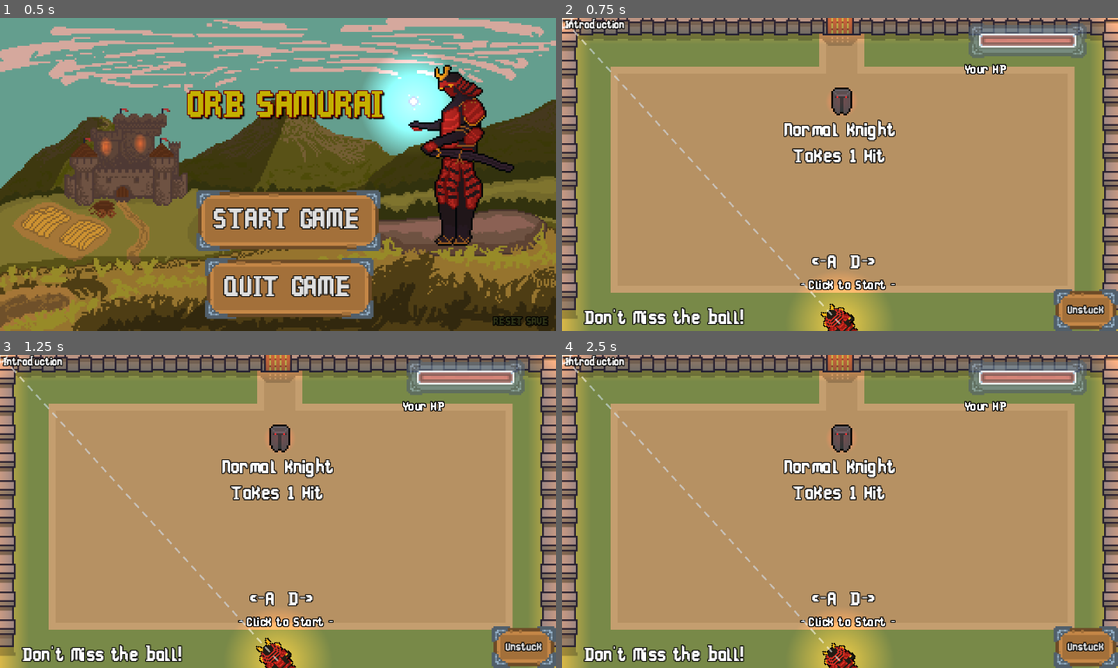
Above: before the commit, frames 1-4 (two rows, left to right).
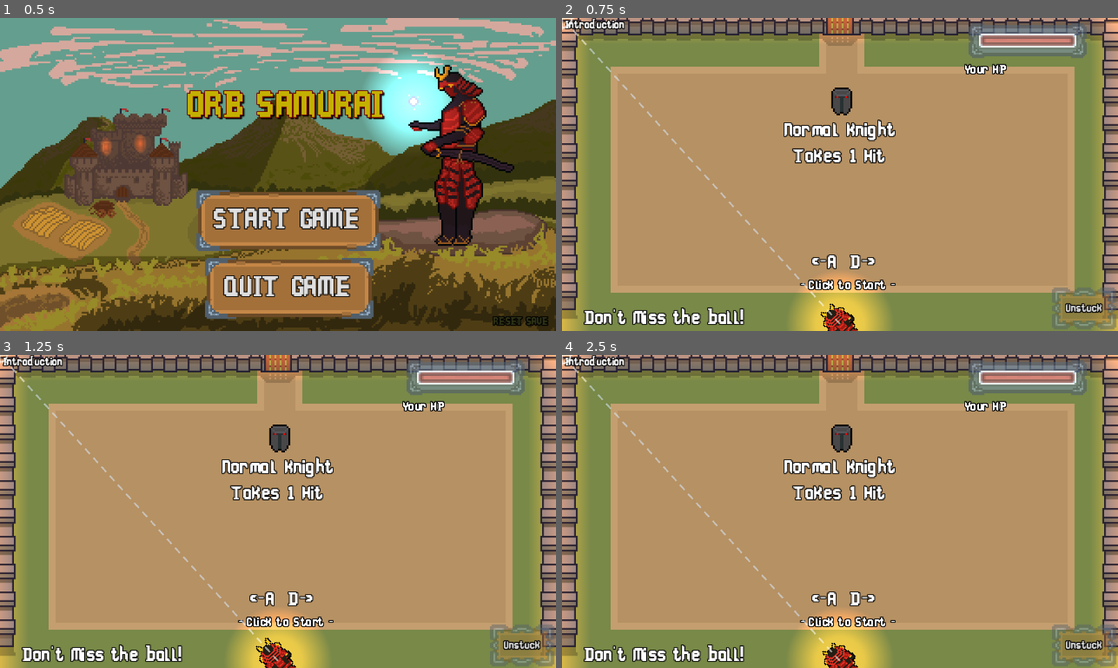
Above: after the commit, the same moments.

Repository: kenji-adachi/orb-samurai
Game: Godot game, scene res://Core/game_manager.tscn
Two runs of this game, one before a commit and one after it. Both use one fixed random seed, a clock stepped at 60 frames per second and the inputs below. Sound files missing from this copy of the repository are replaced by a short silence.
Inputs:
- Up to frame 1 (0.5 s): no input
- Up to frame 2 (0.75 s): click "START GAME" at 0.5 s
- Up to frame 3 (1.25 s): no input
- Up to frame 4 (2.5 s): click "Unstuck" at 1.25 s; click "RETRY" at 2 s

Frame 1 is identical in both runs. In frame 2, 2.2% of the frame differs, in the area x 43-100%, y 24-100%; in frame 3, 2.2%; in frame 4, 2.3%.

Commit message:
Fixed lighting issue and challenge level bug

Diff:
--- a/Core/Enemy/enemy.tscn
+++ b/Core/Enemy/enemy.tscn
@@ -5,6 +5,7 @@
 [ext_resource type="Shader" uid="uid://bcjm72npoebtv" path="res://Core/Enemy/art/enemy.gdshader" id="2_1y6qf"]
 [ext_resource type="PackedScene" uid="uid://db5x5fcjtrbnm" path="res://Core/Components/health_component.tscn" id="3_1coru"]
 [ext_resource type="AudioStream" uid="uid://c5k3qmisrudh8" path="res://Resources/Sounds/SFX/platesHit9.ogg" id="5_pqhtm"]
+[ext_resource type="Material" uid="uid://h6gmiarq13q3" path="res://Resources/Lighting/unshadedMaterial.tres" id="6_5ucym"]
 
 [sub_resource type="ShaderMaterial" id="ShaderMaterial_1coru"]
 shader = ExtResource("2_1y6qf")
@@ -164,30 +165,17 @@
 &"dropItem": SubResource("Animation_ufmk8")
 }
 
-[sub_resource type="Gradient" id="Gradient_pqhtm"]
-offsets = PackedFloat32Array(0, 0.30120483, 1)
-colors = PackedColorArray(1, 1, 1, 1, 0.93373495, 0.93373495, 0.93373495, 1, 0, 0, 0, 1)
-
-[sub_resource type="GradientTexture2D" id="GradientTexture2D_skrjv"]
-gradient = SubResource("Gradient_pqhtm")
-fill = 2
-fill_from = Vector2(0.5, 0.5)
-fill_to = Vector2(0.5, 0)
-
-[sub_resource type="Gradient" id="Gradient_244pw"]
-colors = PackedColorArray(1, 1, 1, 1, 0, 0, 0, 1)
-
-[sub_resource type="GradientTexture2D" id="GradientTexture2D_pqhtm"]
-gradient = SubResource("Gradient_244pw")
-fill = 1
-fill_from = Vector2(0.5, 0.5)
-fill_to = Vector2(0.5, 0)
-
 [sub_resource type="CanvasItemMaterial" id="CanvasItemMaterial_wgabf"]
 blend_mode = 1
 light_mode = 1
 
+[sub_resource type="Curve" id="Curve_ufmk8"]
+_limits = [-360.0, 360.0, 0.0, 1.0]
+_data = [Vector2(0, 1), 0.0, 0.0, 0, 0, Vector2(1, 1), 0.0, 0.0, 0, 0]
+point_count = 2
+
 [sub_resource type="CurveTexture" id="CurveTexture_s1lpj"]
+curve = SubResource("Curve_ufmk8")
 
 [sub_resource type="ParticleProcessMaterial" id="ParticleProcessMaterial_skrjv"]
 particle_flag_disable_z = true
@@ -206,6 +194,9 @@
 damping_max = 50.000004
 color = Color(0.9875, 1, 0.85, 0.7529412)
 
+[sub_resource type="CanvasItemMaterial" id="CanvasItemMaterial_skrjv"]
+light_mode = 1
+
 [node name="Enemy" type="CharacterBody2D" unique_id=2094694508 groups=["Enemies"]]
 collision_layer = 8
 collision_mask = 2
@@ -217,14 +208,13 @@
 texture = ExtResource("1_apucl")
 
 [node name="CollisionShape2D" type="CollisionShape2D" parent="." unique_id=1663796793]
+visible = false
 shape = SubResource("RectangleShape2D_ah4ou")
 
-[node name="Item" type="Sprite2D" parent="." unique_id=1409613477]
-position = Vector2(-5, 4)
-
 [node name="HealthComponent" parent="." unique_id=543719739 instance=ExtResource("3_1coru")]
 
 [node name="Area2D" type="Area2D" parent="." unique_id=132584532]
+visible = false
 collision_layer = 64
 collision_mask = 2
 
@@ -239,23 +229,6 @@
 
 [node name="BodyHitSFX" type="AudioStreamPlayer2D" parent="." unique_id=1888501188]
 stream = ExtResource("5_pqhtm")
-
-[node name="PointLight2D" type="PointLight2D" parent="." unique_id=1454852679]
-position = Vector2(-2.5, -2.5)
-scale = Vector2(0.015625002, 0.015625002)
-color = Color(0.94036186, 5.3425133e-06, 3.85046e-07, 1)
-texture = SubResource("GradientTexture2D_skrjv")
-
-[node name="PointLight2D2" type="PointLight2D" parent="." unique_id=1727033082]
-position = Vector2(2.5, -2.5)
-scale = Vector2(0.015624998, 0.015624998)
-color = Color(0.94036186, 5.3425133e-06, 3.85046e-07, 1)
-texture = SubResource("GradientTexture2D_skrjv")
-
-[node name="PointLight2D3" type="PointLight2D" parent="." unique_id=516350438]
-color = Color(0.46, 0, 0, 1)
-texture = SubResource("GradientTexture2D_pqhtm")
-texture_scale = 0.3
 
 [node name="GPUParticles2D" type="GPUParticles2D" parent="." unique_id=482672325]
 material = SubResource("CanvasItemMaterial_wgabf")
@@ -266,5 +239,35 @@
 explosiveness = 1.0
 process_material = SubResource("ParticleProcessMaterial_skrjv")
 
+[node name="Ambiance" type="Node2D" parent="." unique_id=934780099]
+material = SubResource("CanvasItemMaterial_skrjv")
+
+[node name="Sprite2D" type="Sprite2D" parent="Ambiance" unique_id=692230836]
+modulate = Color(0.64, 0.1536, 0.1536, 0.10980392)
+use_parent_material = true
+texture = ExtResource("1_apucl")
+
+[node name="GlowingEyes" type="Node2D" parent="." unique_id=605523389]
+modulate = Color(18.892157, 0, 0, 1)
+material = ExtResource("6_5ucym")
+
+[node name="Sprite2D2" type="Sprite2D" parent="GlowingEyes" unique_id=956967730]
+use_parent_material = true
+position = Vector2(-2.5, -2.5)
+scale = Vector2(0.99999994, 0.99999994)
+texture = ExtResource("1_apucl")
+region_enabled = true
+region_rect = Rect2(5, 5, 1, 1)
+
+[node name="Sprite2D3" type="Sprite2D" parent="GlowingEyes" unique_id=1787859455]
+use_parent_material = true
+position = Vector2(2.5, -2.5)
+texture = ExtResource("1_apucl")
+region_enabled = true
+region_rect = Rect2(5, 5, 1, 1)
+
+[node name="Item" type="Sprite2D" parent="." unique_id=1409613477]
+position = Vector2(-5, 4)
+
 [connection signal="dead" from="HealthComponent" to="." method="_on_health_component_dead"]
 [connection signal="body_entered" from="Area2D" to="." method="_on_area_2d_body_entered"]
--- a/Core/GameBall/GameBall.tscn
+++ b/Core/GameBall/GameBall.tscn
@@ -184,6 +184,7 @@
 [node name="PointLight2D" type="PointLight2D" parent="." unique_id=1921716822]
 position = Vector2(2.9802322e-08, -2.3841858e-07)
 scale = Vector2(0.93750006, 0.93749994)
+color = Color(0.1473485, 0.8200285, 0.73152167, 1)
 texture = SubResource("GradientTexture2D_aymfs")
 texture_scale = 0.1
 
--- a/Core/game_manager.gd
+++ b/Core/game_manager.gd
@@ -153,9 +153,13 @@
 	level_transition()
 
 func _on_level_retry(currentLevel: String):
-	var level_index = level_reference.find_key(currentLevel)
-	load_player_core()
-	load_level_scene(level_reference[level_index])
+	if currentLevel == challengeLevel:
+		load_player_core()
+		load_level_scene(challengeLevel)
+	else:
+		var level_index = level_reference.find_key(currentLevel)
+		load_player_core()
+		load_level_scene(level_reference[level_index])
 	StateMachine.change_state(StateMachine.State.WAITING)
 
 func _on_level_changed(currentLevel: String):
@@ -175,6 +179,7 @@
 		SaveManager.save_game()
 
 	else: # go to next level
+		await get_tree().process_frame
 		current_level_index = level_index + 1
 		load_player_core()
 		update_time_of_day(level_index + 1)
--- a/Levels/base_level.tscn
+++ b/Levels/base_level.tscn
@@ -6,6 +6,19 @@
 [ext_resource type="PackedScene" uid="uid://bkflyobxcamqk" path="res://UI/LevelUI/level_lost_ui.tscn" id="4_ruyyf"]
 [ext_resource type="Material" uid="uid://h6gmiarq13q3" path="res://Resources/Lighting/unshadedMaterial.tres" id="5_j3xrb"]
 [ext_resource type="Theme" uid="uid://bvj5cx2jg5kee" path="res://Resources/main_theme.tres" id="5_m1e4t"]
+[ext_resource type="Texture2D" uid="uid://cx1nsitciqu8o" path="res://Resources/Asssets/large_ui_tilemap.png" id="7_5y487"]
+
+[sub_resource type="AtlasTexture" id="AtlasTexture_ufmk8"]
+atlas = ExtResource("7_5y487")
+region = Rect2(165, 0, 32, 32)
+
+[sub_resource type="StyleBoxTexture" id="StyleBoxTexture_5ucym"]
+texture = SubResource("AtlasTexture_ufmk8")
+texture_margin_left = 8.0
+texture_margin_top = 8.0
+texture_margin_right = 8.0
+texture_margin_bottom = 8.0
+modulate_color = Color(1, 1, 1, 0.44705883)
 
 [node name="BaseLevel" type="Node2D" unique_id=181910146]
 script = ExtResource("1_n4mxg")
@@ -48,12 +61,13 @@
 
 [node name="Unstuck" type="Button" parent="." unique_id=1065820522]
 material = ExtResource("5_j3xrb")
-offset_left = 283.0
+offset_left = 282.0
 offset_top = 155.0
-offset_right = 320.0
-offset_bottom = 180.0
+offset_right = 319.0
+offset_bottom = 179.0
 theme = ExtResource("5_m1e4t")
 theme_override_font_sizes/font_size = 7
+theme_override_styles/normal = SubResource("StyleBoxTexture_5ucym")
 text = "Unstuck"
 
 [node name="LevelName" type="Label" parent="." unique_id=1808785625]
--- a/Resources/Lighting/basic_lighting.tres
+++ b/Resources/Lighting/basic_lighting.tres
@@ -1,10 +1,11 @@
 [gd_resource type="GradientTexture2D" format=3 uid="uid://bwyerbe1bm0dx"]
 
 [sub_resource type="Gradient" id="Gradient_244pw"]
-colors = PackedColorArray(1, 1, 1, 1, 0, 0, 0, 1)
+offsets = PackedFloat32Array(0, 0.44578314, 1)
+colors = PackedColorArray(1, 1, 1, 1, 0.8915663, 0.8915663, 0.8915663, 1, 0, 0, 0, 1)
 
 [resource]
 gradient = SubResource("Gradient_244pw")
 fill = 1
 fill_from = Vector2(0.5, 0.5)
-fill_to = Vector2(0.5, 0)
+fill_to = Vector2(0.508547, 0)
